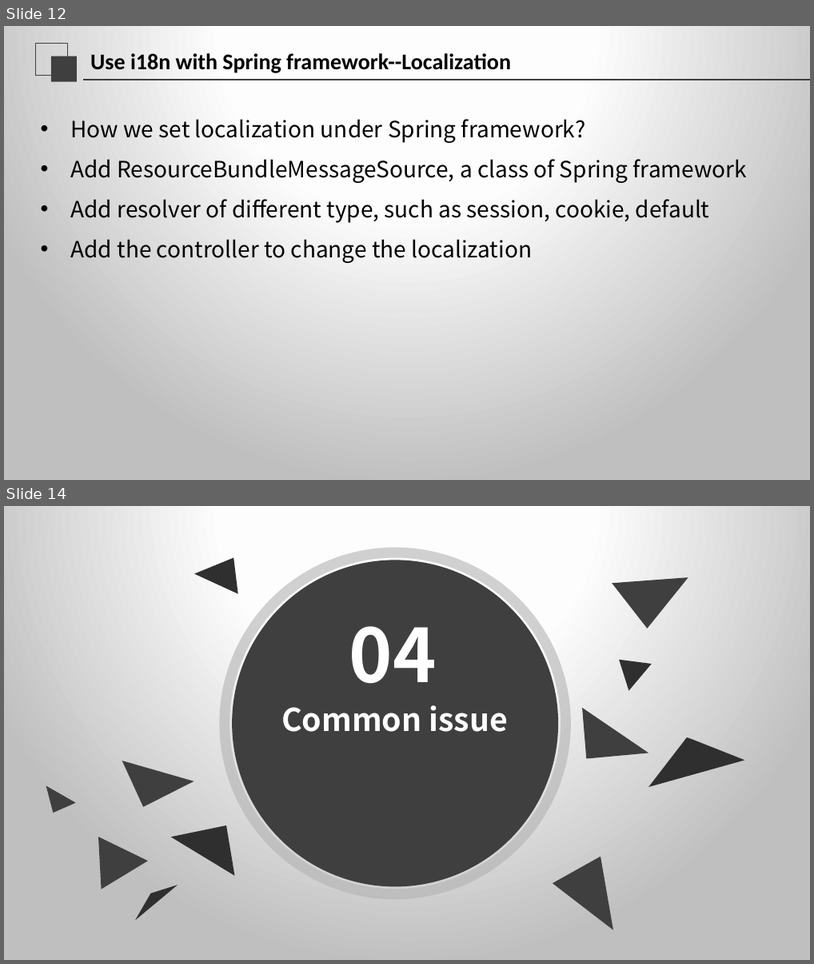
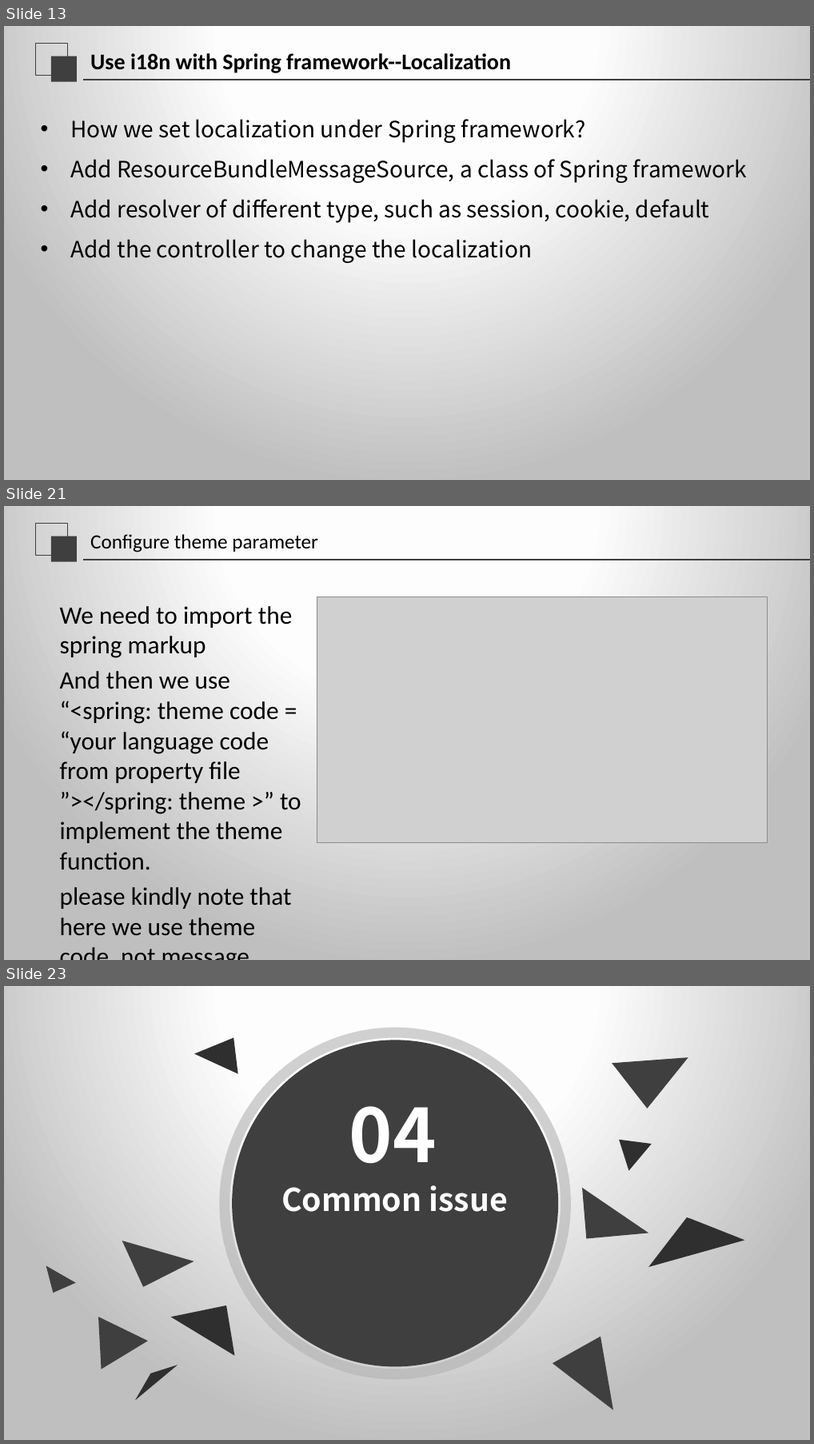
Before and after one commit to jishiting/SpringI18N, a slide deck: Internationalization.pptx. Shown one above the other, each under a label of ours: slides 12 and 14 before the commit, slides 13, 21 and 23 after it; the slides between them are not shown. The pictures are 814x964 and 814x1444 pixels, drawn with LibreOffice and Linux fonts; fonts in the diff are those of the drawing; grey boxes stand for pictures. Boxes give left, top, right and bottom in pixels: in the first picture for what was removed or moved away, otherwise in the second. Text is boxed around its words. In the diff, an @@ line names an element or a change of style, - is before the commit and + after.

```diff
--- a/Internationalization.pptx
+++ b/Internationalization.pptx
@@ slide 21 added at box(4, 506, 810, 960), background gradient #FFFFFF to #FEFEFE to #BFBFBF; not listed: 3 template elements that a slide beside it also shows @@
@@ title added at box(90, 534, 318, 552), 18 pt, text #000000 @@
+Configure theme parameter
@@ picture added at box(317, 597, 768, 843) @@
@@ text added at box(60, 606, 302, 935), 22.4 pt, text #000000 @@
+We need to import the spring markup
+And then we use “<spring: theme code = “your language code from property file ”></spring: theme >” to implement the theme function.
+please kindly note that here we use theme code, not message code.
@@ what was slide 12 is now slide 13 @@
@@ what was slide 14 is now slide 23 @@
```
Also in this commit, not shown: 2 slides changed, 9 other slides added, 1 slide removed.
